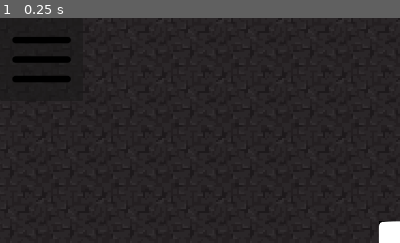
Above: before the commit, frame 1.
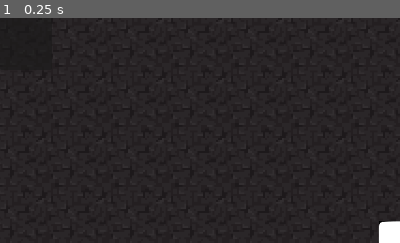
Above: after the commit, the same moment.

Repository: trex414/Profpocalypse-Purdue-Edition
Game: Godot game, scene res://test_main.tscn
Same seed, same stepped clock (60 frames per second), same inputs: the game is played once before the commit and once after it.
Inputs:
- Up to frame 1 (0.25 s): no input
The pictures show only the part of the screen within x 0-50%, y 0-50%; the shares and areas given below are measured in that part.

The runs differ from the first frame. In frame 1, 1.2% of the frame differs, in the area x 3-18%, y 8-29%.

Commit message:
added a quest with two requirments

Diff:
--- a/Quest/assets/WalkBackwards.tres
+++ b/Quest/assets/WalkBackwards.tres
@@ -10,3 +10,4 @@
 prerequisites = Array[ExtResource("1_pwrcx")]([ExtResource("2_ltdku")])
 rewards = Array[String](["Health Potion"])
 is_completed = false
+pinned = false
--- a/Quest/assets/WalkForward.tres
+++ b/Quest/assets/WalkForward.tres
@@ -6,6 +6,7 @@
 script = ExtResource("1_7mjtt")
 quest_name = "Walk Forward"
 description = "The  Player needs to move forward for 1 second"
-prerequisites = Array[String]([])
-rewards = Array[String](["Health Potion"])
+prerequisites = Array[ExtResource("1_7mjtt")]([])
+rewards = Array[String](["Health Potion", "Health Potion", "Health Potion"])
 is_completed = false
+pinned = false
--- /dev/null
+++ b/Quest/assets/Walkleft.tres
@@ -0,0 +1,14 @@
+[gd_resource type="Resource" script_class="Quest" load_steps=4 format=3 uid="uid://brkb7hlsd801l"]
+
+[ext_resource type="Script" path="res://Quest/script/Quest.gd" id="1_2q74f"]
+[ext_resource type="Resource" uid="uid://dfyo4d63y76eb" path="res://Quest/assets/WalkBackwards.tres" id="2_mfksh"]
+[ext_resource type="Resource" uid="uid://bs46tku780y1d" path="res://Quest/assets/WalkForward.tres" id="3_ifj41"]
+
+[resource]
+script = ExtResource("1_2q74f")
+quest_name = "Walk Left"
+description = "Walk left with \"A\""
+prerequisites = Array[ExtResource("1_2q74f")]([ExtResource("2_mfksh"), ExtResource("3_ifj41")])
+rewards = Array[String](["EXP Potion", "EXP Potion"])
+is_completed = false
+pinned = false
--- a/Quest/script/QuestManager.gd
+++ b/Quest/script/QuestManager.gd
@@ -10,6 +10,7 @@
 var walk_forward_quest = load("res://Quest/assets/WalkForward.tres")
 var walk_backwards_quest = load("res://Quest/assets/WalkBackwards.tres")
 var open_inventory_quest = load("res://Quest/assets/OpenInventory.tres")
+var walk_left_quest = load("res://Quest/assets/Walkleft.tres")
 
 signal pinned_quests_updated(pinned_quests: Array[Quest])
 
@@ -23,6 +24,7 @@
 	add_quest(walk_forward_quest)
 	add_quest(open_inventory_quest)
 	add_quest(walk_backwards_quest)
+	add_quest(walk_left_quest)
 
 	for quest in all_quests.values():
 		if quest.quest_name in PlayerData.completed_quests:
--- a/test_main.tscn
+++ b/test_main.tscn
@@ -1,10 +1,9 @@
-[gd_scene load_steps=6 format=3 uid="uid://d0mcfe40m7h7i"]
+[gd_scene load_steps=5 format=3 uid="uid://d0mcfe40m7h7i"]
 
 [ext_resource type="Script" path="res://test_main.gd" id="1_nsodu"]
 [ext_resource type="PackedScene" uid="uid://ca3fmoi36r3x6" path="res://Settings/scenes/setting_menu.tscn" id="2_2ypww"]
-[ext_resource type="AudioStream" uid="uid://cbjdawkdxfy4d" path="res://Bounce.mp3" id="5_5lims"]
-[ext_resource type="Texture2D" uid="uid://4ou77xvelse5" path="res://Settings/assets/menu-bars.svg" id="5_l84qr"]
-[ext_resource type="Script" path="res://scripts/menu_button.gd" id="6_75fvt"]
+[ext_resource type="Texture2D" path="res://menu-bars.svg" id="5_l84qr"]
+[ext_resource type="Script" path="res://menu_button.gd" id="6_75fvt"]
 
 [node name="TestMain" type="Node2D"]
 script = ExtResource("1_nsodu")
@@ -18,7 +17,3 @@
 script = ExtResource("6_75fvt")
 
 [node name="Control - Settings" parent="Menu UI" instance=ExtResource("2_2ypww")]
-
-[node name="AudioStreamPlayer" type="AudioStreamPlayer" parent="."]
-stream = ExtResource("5_5lims")
-autoplay = true
